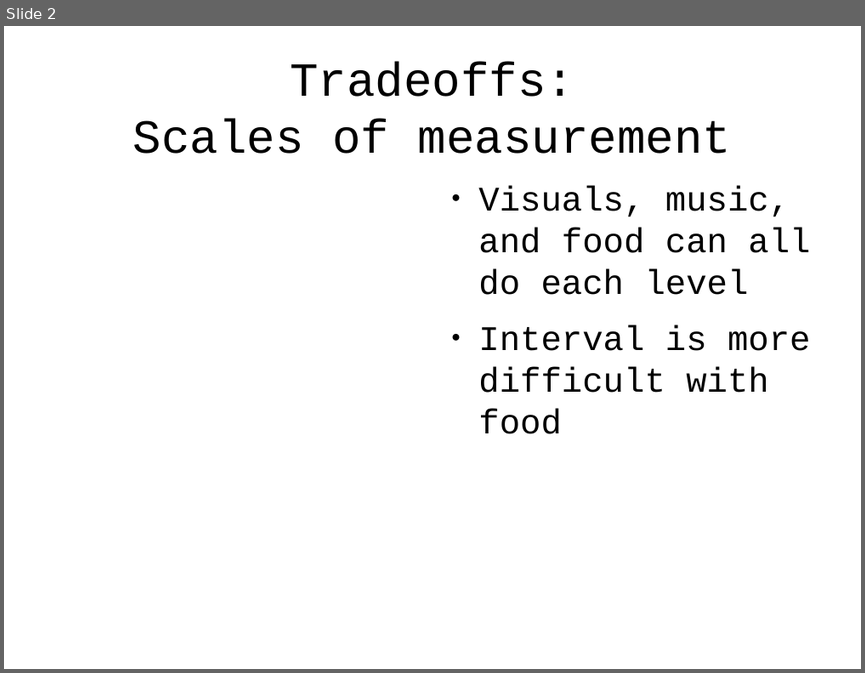
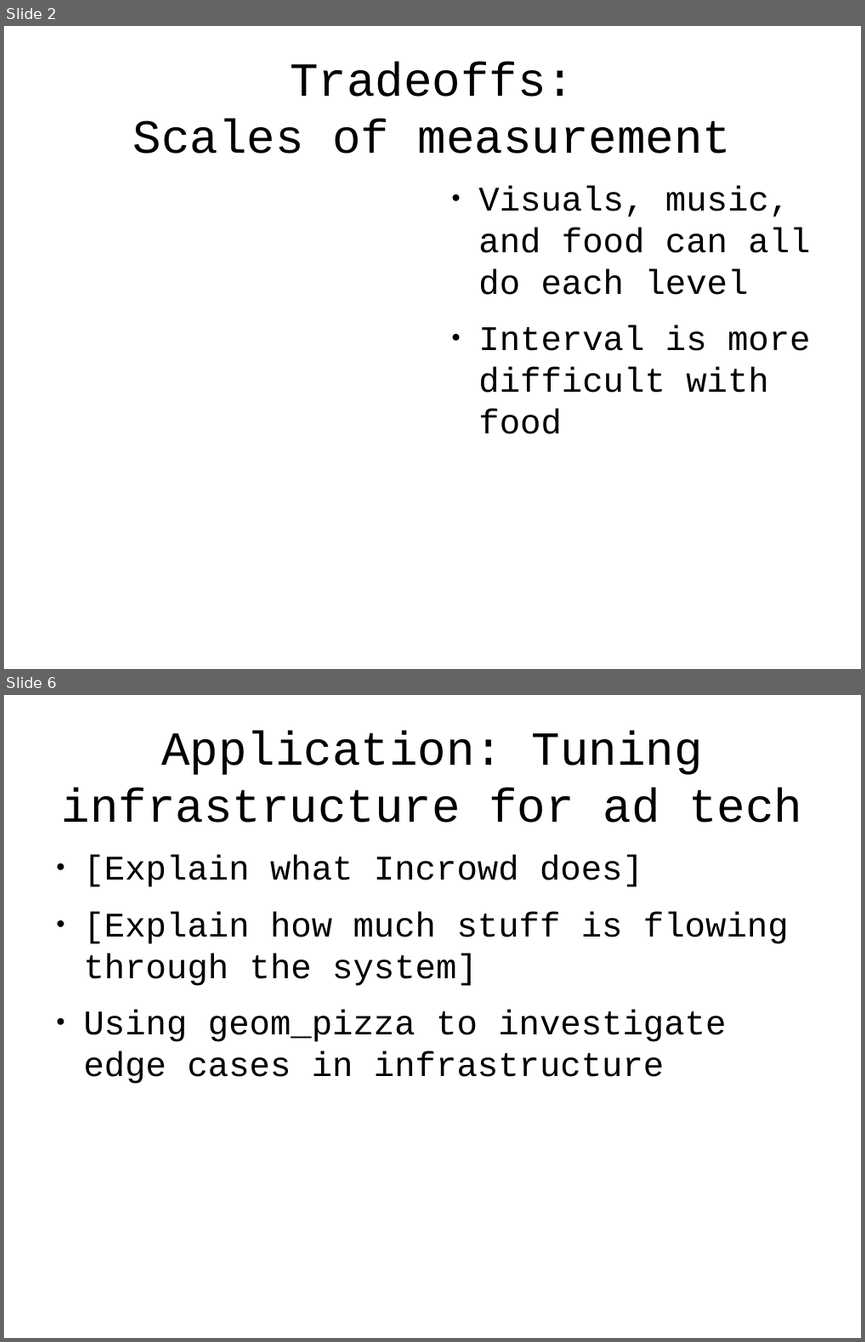
Before and after one commit to tlevine/gastronomification-big-data-talk, a slide deck: big-senses.odp. Shown one above the other, each under a label of ours: slide 2 before the commit, slides 2 and 6 after it; the slides between them are not shown. The pictures are 865x673 and 865x1342 pixels, drawn with LibreOffice and Linux fonts; fonts in the diff are those of the drawing; background and template pictures are left out. Boxes give left, top, right and bottom in pixels: in the first picture for what was removed or moved away, otherwise in the second. Text is boxed around its words. In the diff, an @@ line names an element or a change of style, - is before the commit and + after.

```diff
--- a/big-senses.odp
+++ b/big-senses.odp
@@ slide 6 added at <box>4,695,861,1338</box>, background #FFFFFF @@
@@ title added at <box>62,731,802,823</box>, 44 pt, text #000000 @@
+Application: Tuning infrastructure for ad tech
@@ text added at <box>84,855,789,1083</box>, 32 pt, text #000000 @@
+● [Explain what Incrowd does]
+● [Explain how much stuff is flowing through the system]
+● Using geom_pizza to investigate edge cases in infrastructure
```
Also in this commit, not shown: 1 slide changed, 2 other slides added.
